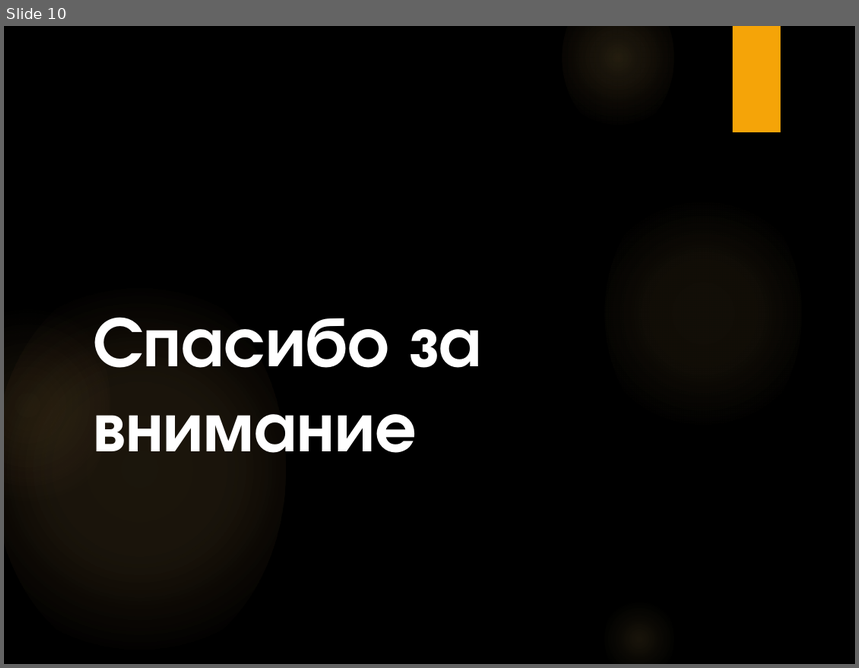
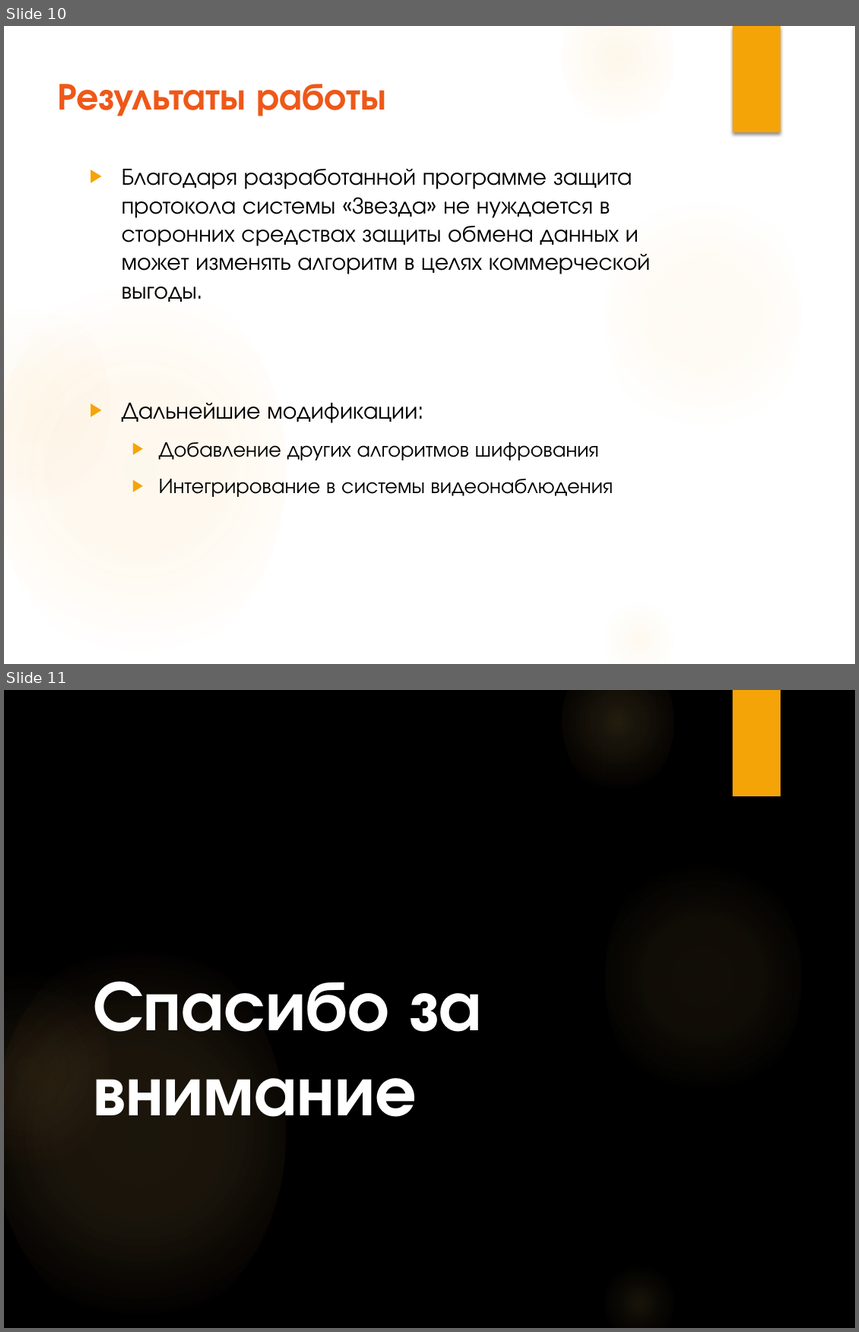
Before and after one commit to PostHttp/Diplom, a slide deck: Danilov_O_V.pptx. Shown one above the other, each under a label of ours: slide 10 before the commit, slides 10 and 11 after it. The pictures are 859x668 and 859x1332 pixels, drawn with LibreOffice and Linux fonts; fonts in the diff are those of the drawing; background and template pictures are left out. Boxes give left, top, right and bottom in pixels: in the first picture for what was removed or moved away, otherwise in the second. Text is boxed around its words. In the diff, an @@ line names an element or a change of style, - is before the commit and + after.

Commit message:
Все готово
через восемь с половиной часов начнется защита

```diff
--- a/Danilov_O_V.pptx
+++ b/Danilov_O_V.pptx
@@ slide 10 added at (x1=4, y1=26, x2=855, y2=664), background #FFFFFF; not listed: 6 template elements that a slide beside it also shows @@
@@ title added at (x1=58, y1=84, x2=386, y2=116), 32 pt, text #EE5818, bold @@
+Результаты работы
@@ text added at (x1=122, y1=169, x2=651, y2=497), 20 pt, text #000000 @@
+▶ Благодаря разработанной программе защита протокола системы «Звезда» не нуждается в сторонних средствах защиты обмена данных и может изменять алгоритм в целях коммерческой выгоды.
+▶ Дальнейшие модификации:
+  ▶ Добавление других алгоритмов шифрования
+  ▶ Интегрирование в системы видеонаблюдения
@@ what was slide 10 is now slide 11 @@
```
Also in this commit, not shown: 8 slides changed, 1 other slide added, 1 slide removed, 17 other files.
